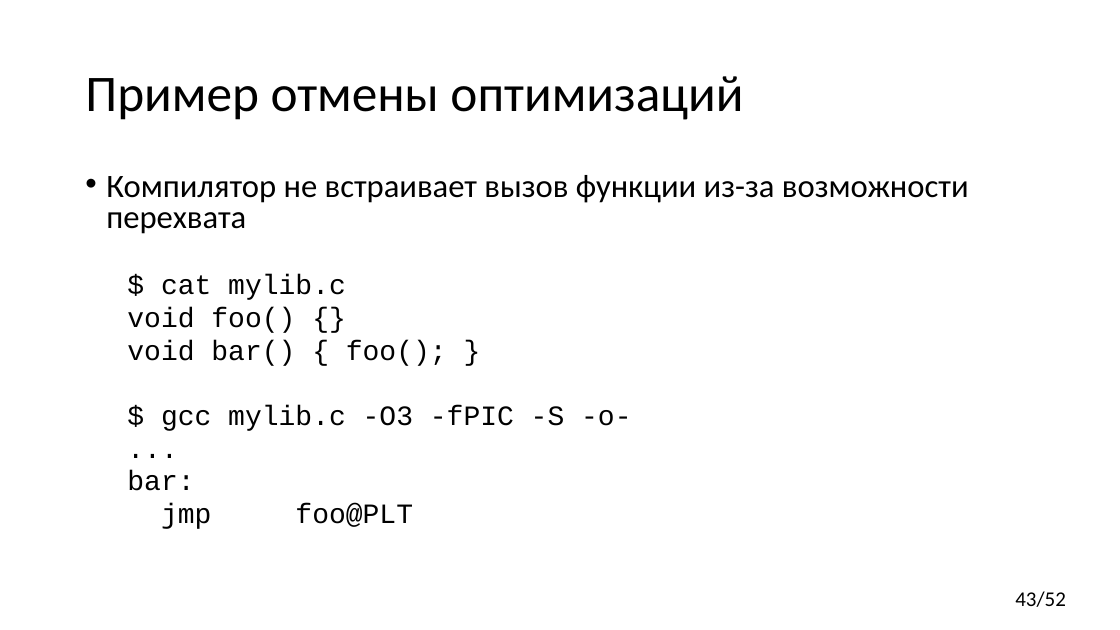
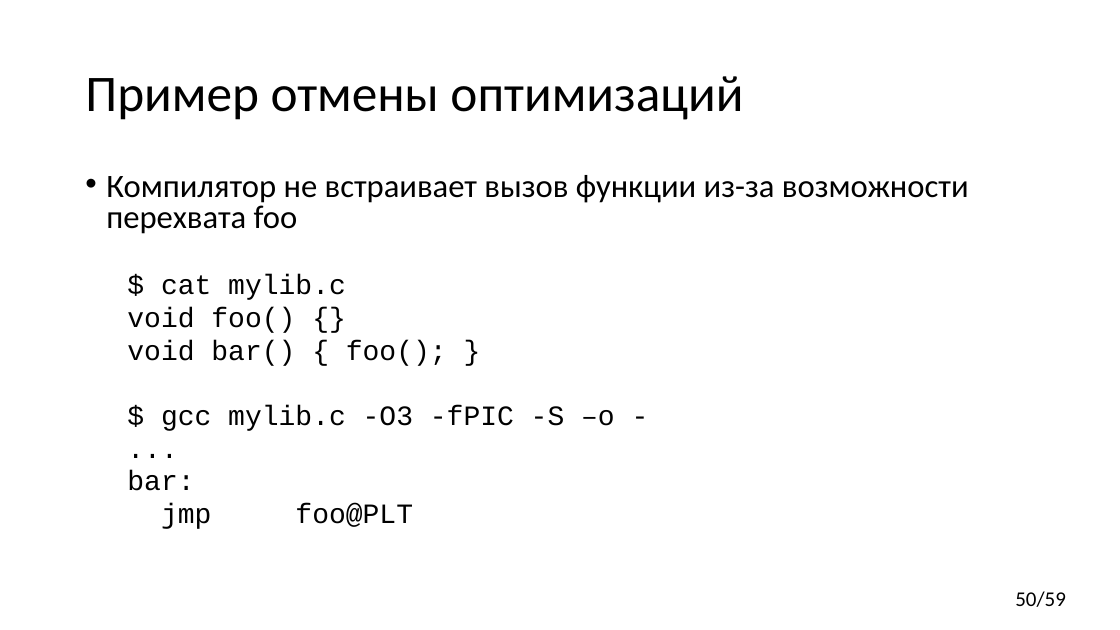
Before and after one commit to yugr/CppRussia, a slide deck: slide 50 of 2024/RU.pptx (slide 43 before the commit). Drawn at 1120x630 pixels with LibreOffice and Linux fonts; fonts in the diff are those of the drawing. Boxes give left, top, right and bottom in pixels: in the first picture for what was removed or moved away, otherwise in the second. Text is boxed around its words. In the diff, an @@ line names an element or a change of style, - is before the commit and + after.

```diff
--- a/2024/RU.pptx
+++ b/2024/RU.pptx
@@ text at (x1=106, y1=175, x2=969, y2=234): text changed @@
-• Компилятор не встраивает вызов функции из-за возможности перехвата
+• Компилятор не встраивает вызов функции из-за возможности перехвата foo
@@ text at (x1=161, y1=405, x2=615, y2=431): text changed @@
-  $ gcc mylib.c -O3 -fPIC -S -o-
+  $ gcc mylib.c -O3 -fPIC -S –o -
@@ page number at (x1=1015, y1=591, x2=1066, y2=607): text changed @@
-43/52
+50/59
```
Also in this commit, not shown: 17 other slides changed, 7 slides added, 1 slide removed.
